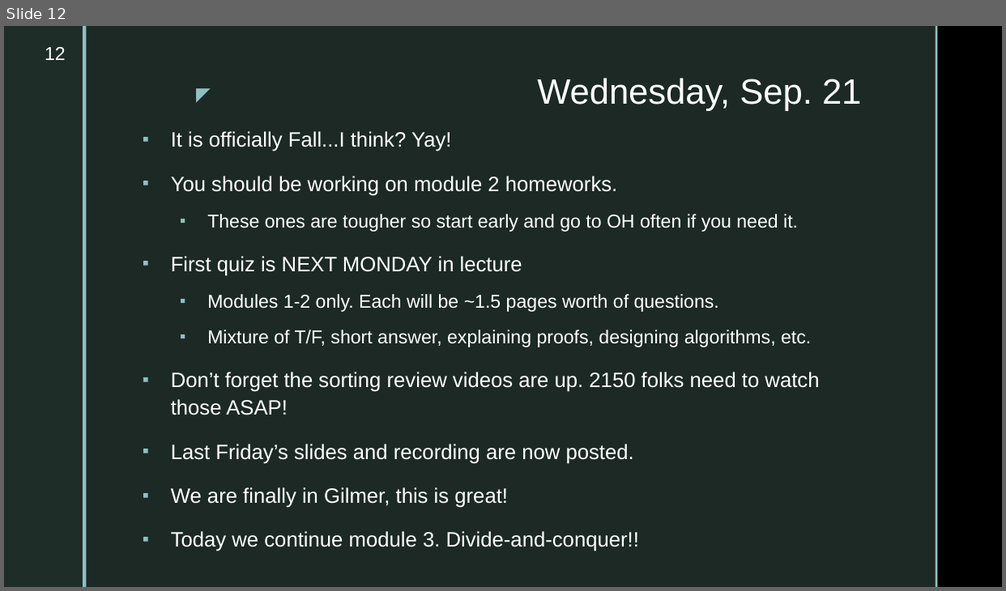
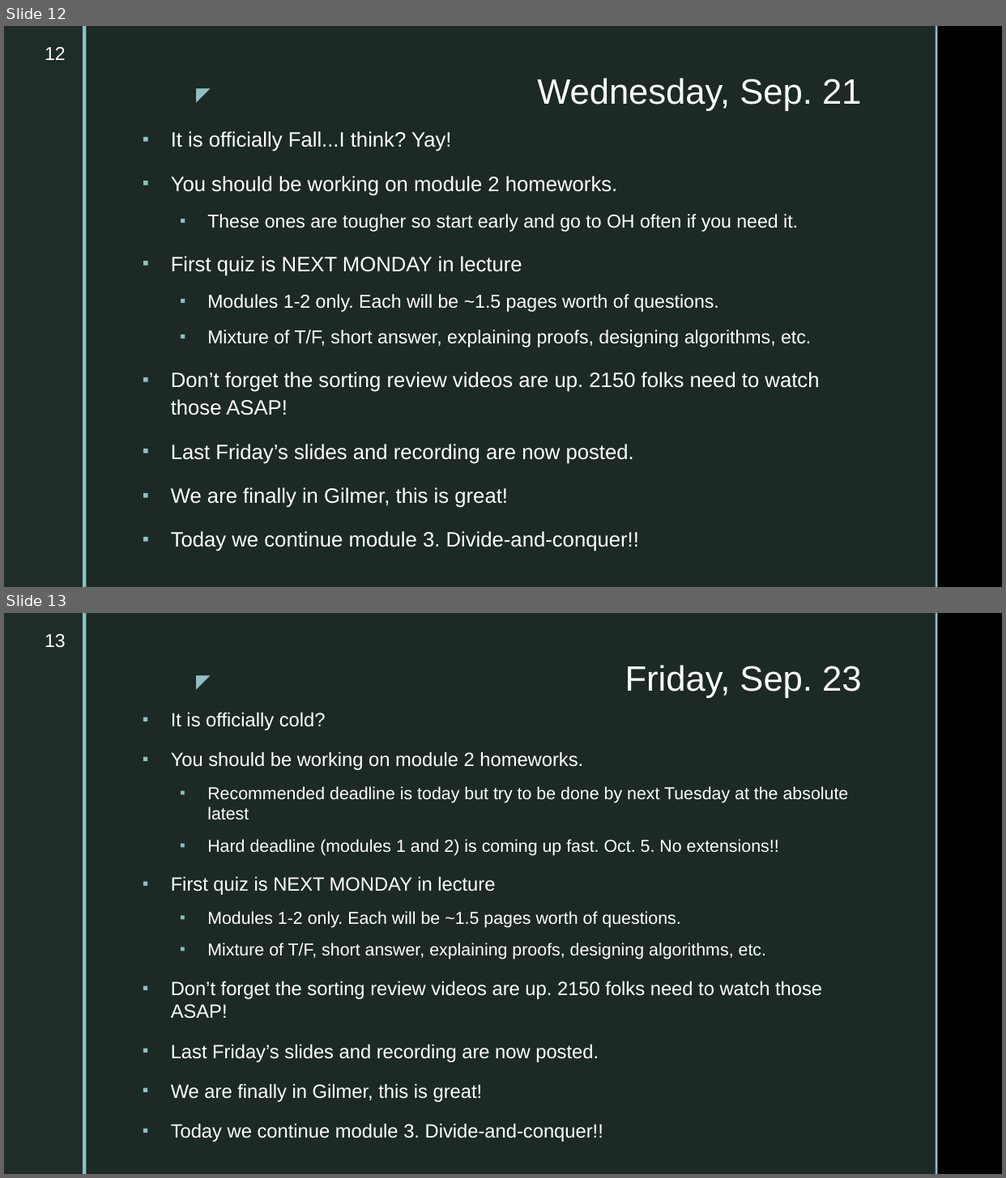
Before and after one commit to markfloryan/dsa2, a slide deck: slides/dailyannouncements.pptx. Shown one above the other, each under a label of ours: slide 12 before the commit, slides 12 and 13 after it. The pictures are 1006x591 and 1006x1178 pixels, drawn with LibreOffice and Linux fonts; fonts in the diff are those of the drawing; background and template pictures are left out. Boxes give left, top, right and bottom in pixels: in the first picture for what was removed or moved away, otherwise in the second. Text is boxed around its words. In the diff, an @@ line names an element or a change of style, - is before the commit and + after.

```diff
--- a/slides/dailyannouncements.pptx
+++ b/slides/dailyannouncements.pptx
@@ slide 13 added at [4, 613, 1002, 1174], background picture (left out); not listed: 5 template elements that a slide beside it also shows @@
@@ page number added at [44, 634, 66, 648], 18 pt, text #FFFFFF @@
+13
@@ title added at [625, 665, 861, 698], 34 pt, text #FFFFFF @@
+Friday, Sep. 23
@@ text added at [171, 712, 849, 1142], 18.5 pt, text #FFFFFF @@
+▪ It is officially cold?
+▪ You should be working on module 2 homeworks.
+  ▪ Recommended deadline is today but try to be done by next Tuesday at the absolute latest
+  ▪ Hard deadline (modules 1 and 2) is coming up fast. Oct. 5. No extensions!!
+▪ First quiz is NEXT MONDAY in lecture
+  ▪ Modules 1-2 only. Each will be ~1.5 pages worth of questions.
+  ▪ Mixture of T/F, short answer, explaining proofs, designing algorithms, etc.
+▪ Don’t forget the sorting review videos are up. 2150 folks need to watch those ASAP!
+▪ Last Friday’s slides and recording are now posted.
+▪ We are finally in Gilmer, this is great!
+▪ Today we continue module 3. Divide-and-conquer!!
```
Also in this commit, not shown: 4 other files.
